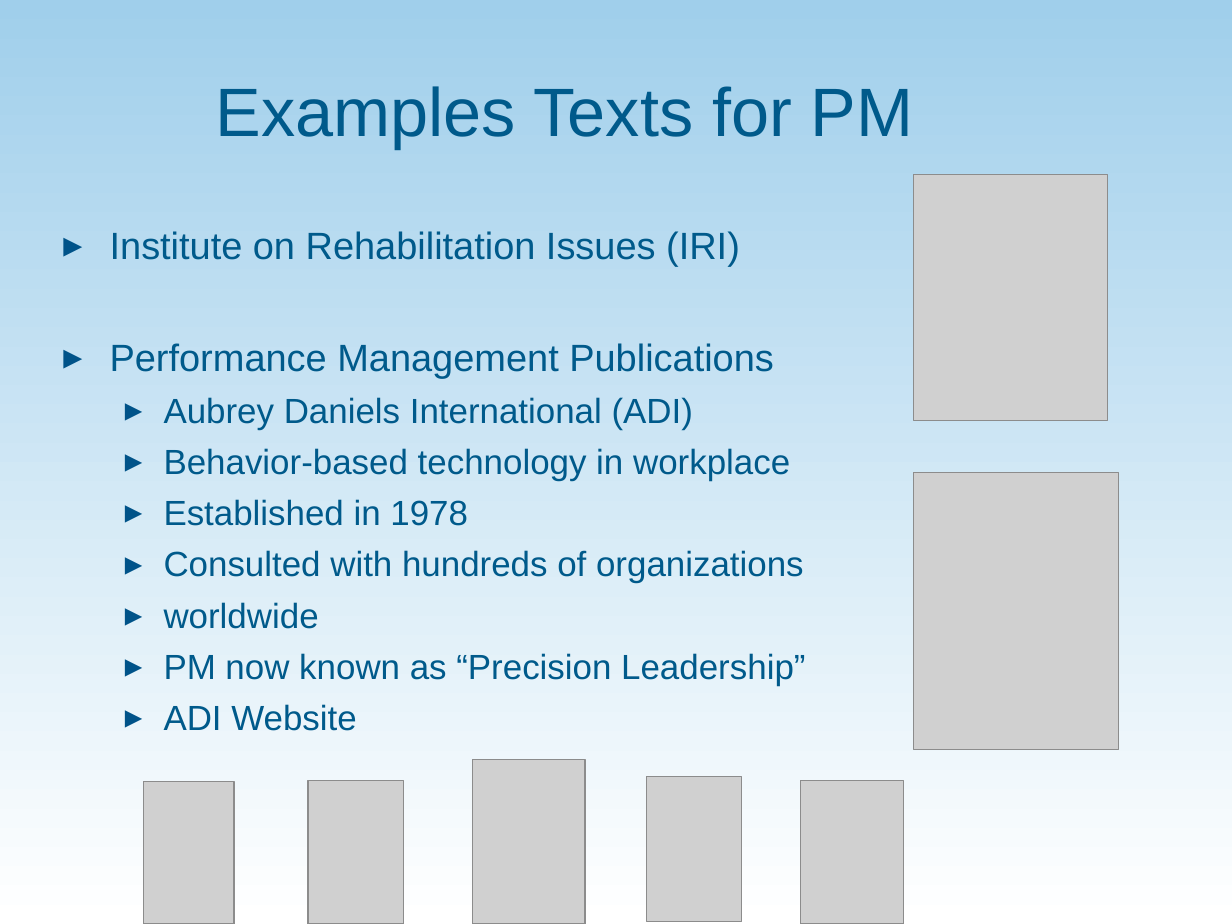
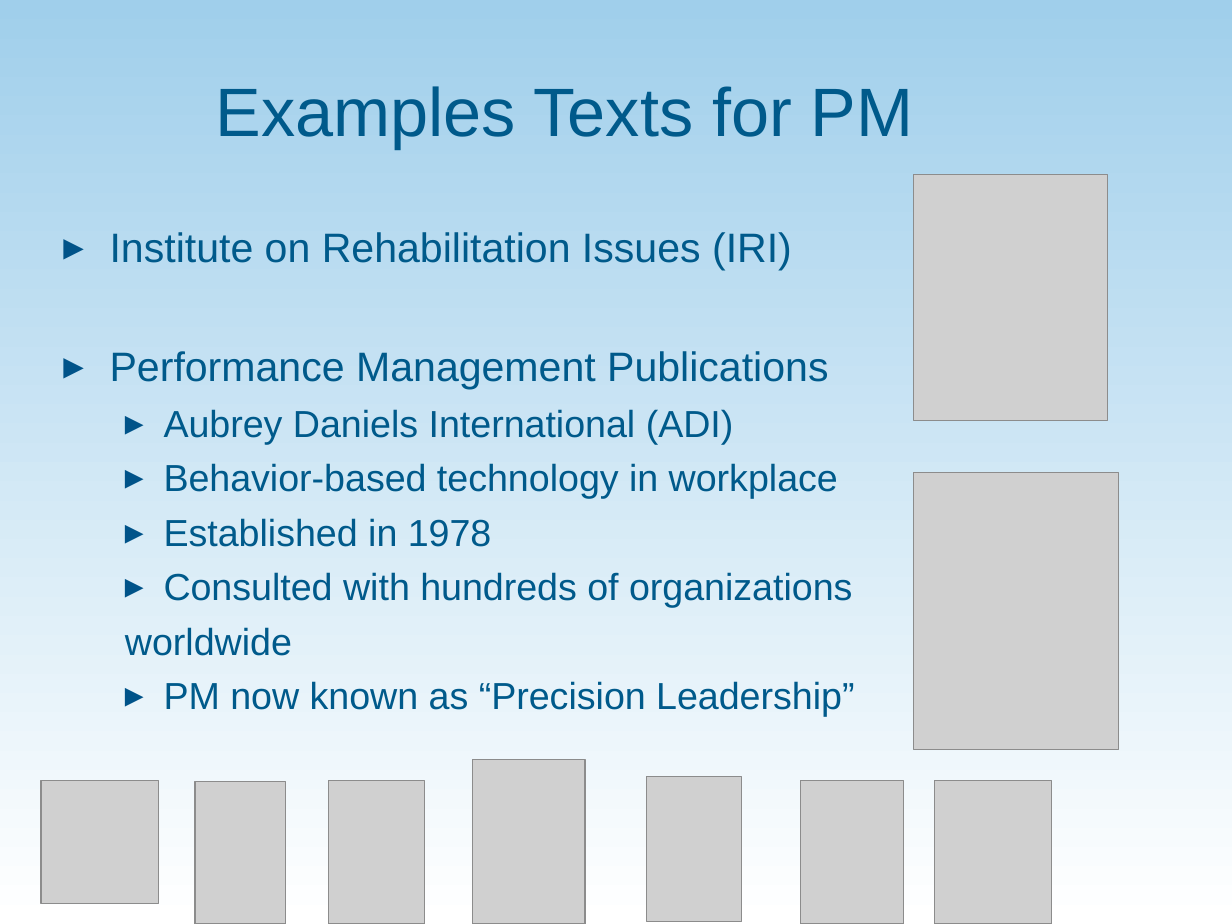
Before and after one commit to communityinclusion/vrsummit.org, a slide deck: slide 10 of assets/PP_Performance_Management_Behavioral_Perspective.ppt (slide 8 before the commit). Drawn at 1232x924 pixels with LibreOffice and Linux fonts; fonts in the diff are those of the drawing; grey boxes stand for pictures; background and template pictures are left out. Boxes give left, top, right and bottom in pixels: in the first picture for what was removed or moved away, otherwise in the second. Text is boxed around its words. In the diff, an @@ line names an element or a change of style, - is before the commit and + after.

```diff
--- a/assets/PP_Performance_Management_Behavioral_Perspective.ppt
+++ b/assets/PP_Performance_Management_Behavioral_Perspective.ppt
@@ text "Institute on Rehabilitation Issues (IRI)" at bbox=[110, 232, 854, 717]: size 22.2 to 24 pt in "Institute on Rehabilitation Issues (IRI)", "Performance Management Publications"; size 20.4 to 22 pt in "Aubrey Daniels International (ADI)", "Behavior-based technology in workplace", "Established in 1978", "Consulted with hundreds of organizations" and 2 more places; bullet ▸ to none @@
@@ text at bbox=[164, 704, 356, 731]: paragraph removed @@
-  ▸ ADI Website
@@ picture added at bbox=[41, 780, 158, 903] @@
@@ picture: place and size @@
-picture at bbox=[144, 781, 234, 924]
+picture at bbox=[195, 781, 285, 924]
@@ picture: place and size @@
-picture at bbox=[308, 780, 404, 924]
+picture at bbox=[329, 780, 425, 924]
@@ picture added at bbox=[934, 780, 1051, 924] @@
```
Also in this commit, not shown: 12 other slides changed, 7 slides added.
